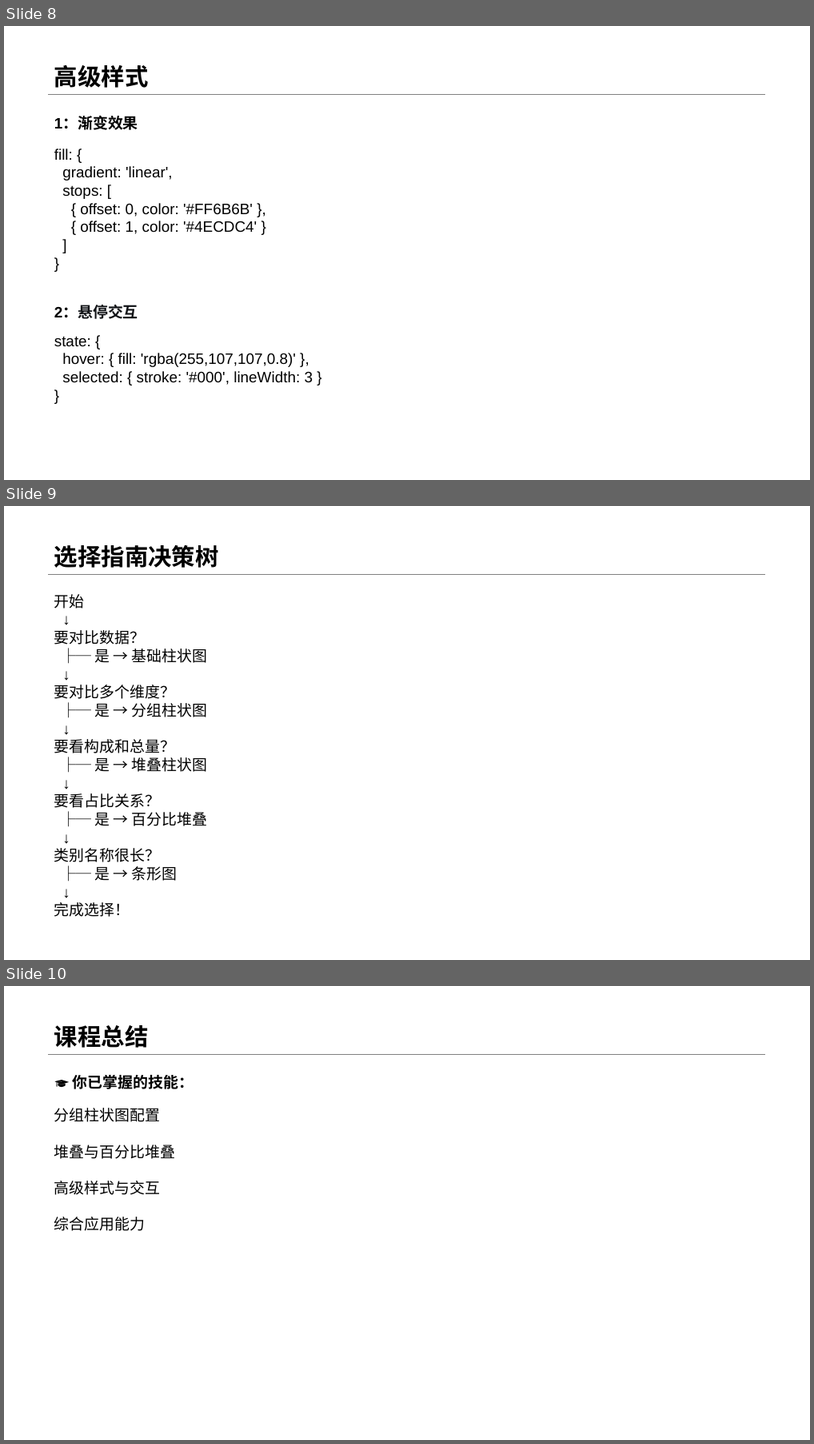
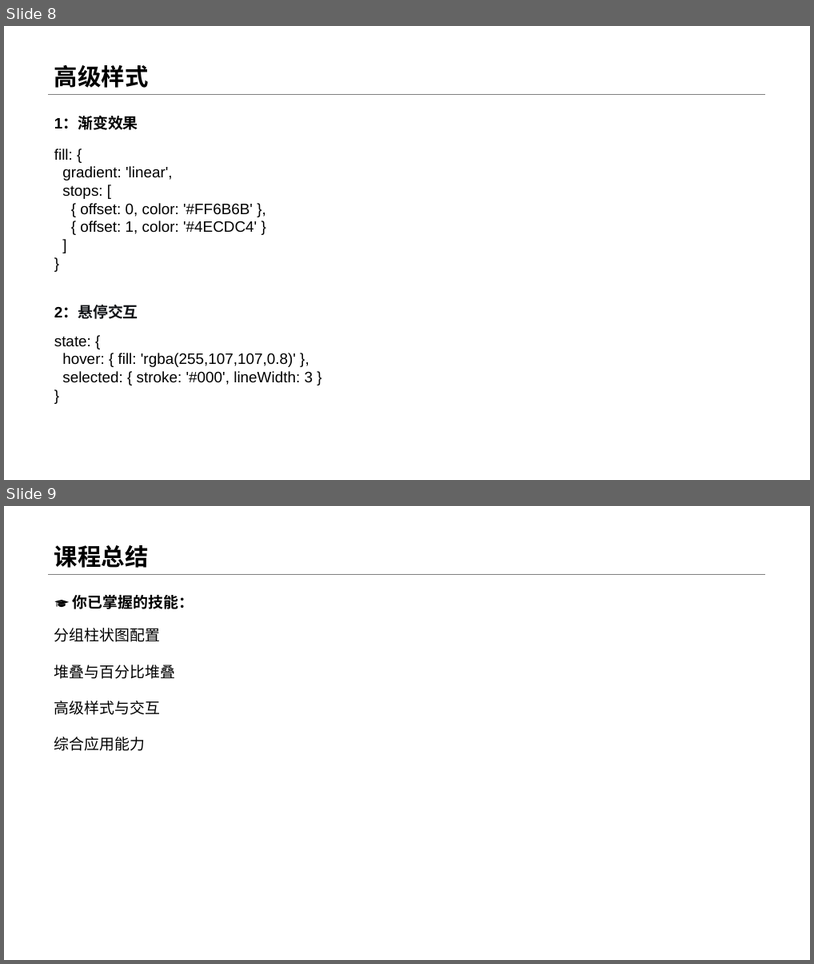
Before and after one commit to menglin1997/vchartCourse, a slide deck: code/Chapter 3 - Vchart Type/20-BarAdvanced/20-BarAdvanced.pptx. Shown one above the other, each under a label of ours: slides 8, 9 and 10 before the commit, slides 8 and 9 after it. The pictures are 814x1444 and 814x964 pixels, drawn with LibreOffice and Linux fonts; fonts in the diff are those of the drawing. Boxes give left, top, right and bottom in pixels: in the first picture for what was removed or moved away, otherwise in the second. Text is boxed around its words. In the diff, an @@ line names an element or a change of style, - is before the commit and + after.

```diff
--- a/code/Chapter 3 - Vchart Type/20-BarAdvanced/20-BarAdvanced.pptx
+++ b/code/Chapter 3 - Vchart Type/20-BarAdvanced/20-BarAdvanced.pptx
@@ slide 9 removed at (4, 506, 810, 960), background #FFFFFF; not listed: 1 template element that a slide beside it also shows @@
@@ title removed at (54, 545, 219, 568) @@
-选择指南决策树
@@ text removed at (54, 594, 207, 916) @@
-开始
-↓
-要对比数据？
-├─ 是 → 基础柱状图
-↓
-要对比多个维度？
-├─ 是 → 分组柱状图
-↓
-要看构成和总量？
-├─ 是 → 堆叠柱状图
-↓
-要看占比关系？
-├─ 是 → 百分比堆叠
-↓
-类别名称很长？
-├─ 是 → 条形图
-↓
-完成选择！
@@ what was slide 10 is now slide 9 @@
```
Also in this commit, not shown: 4 slides changed, 7 other files.
